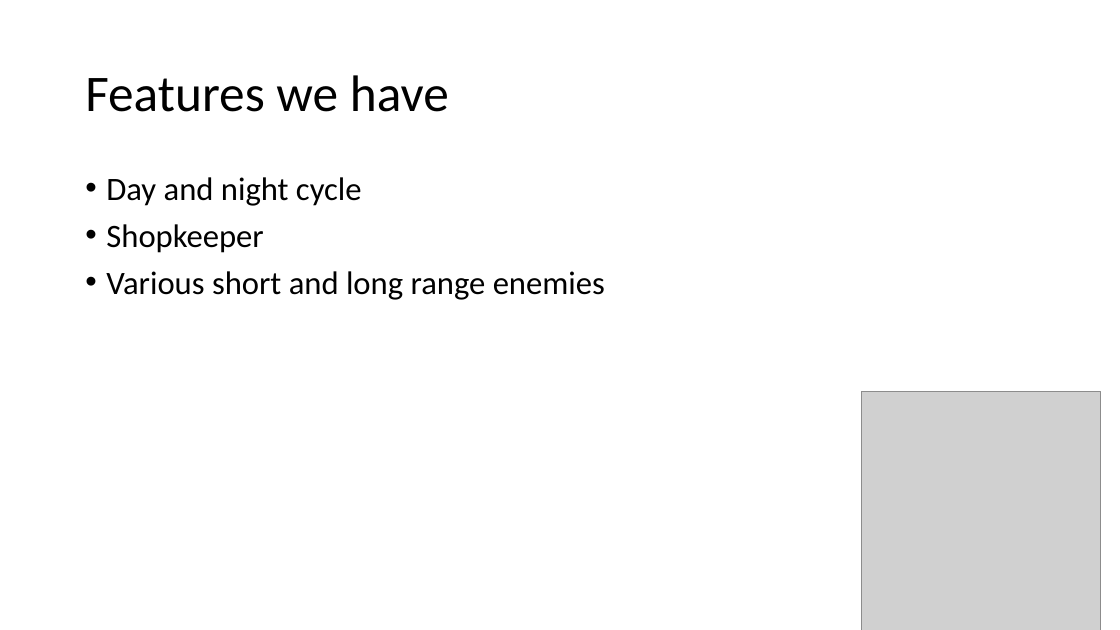
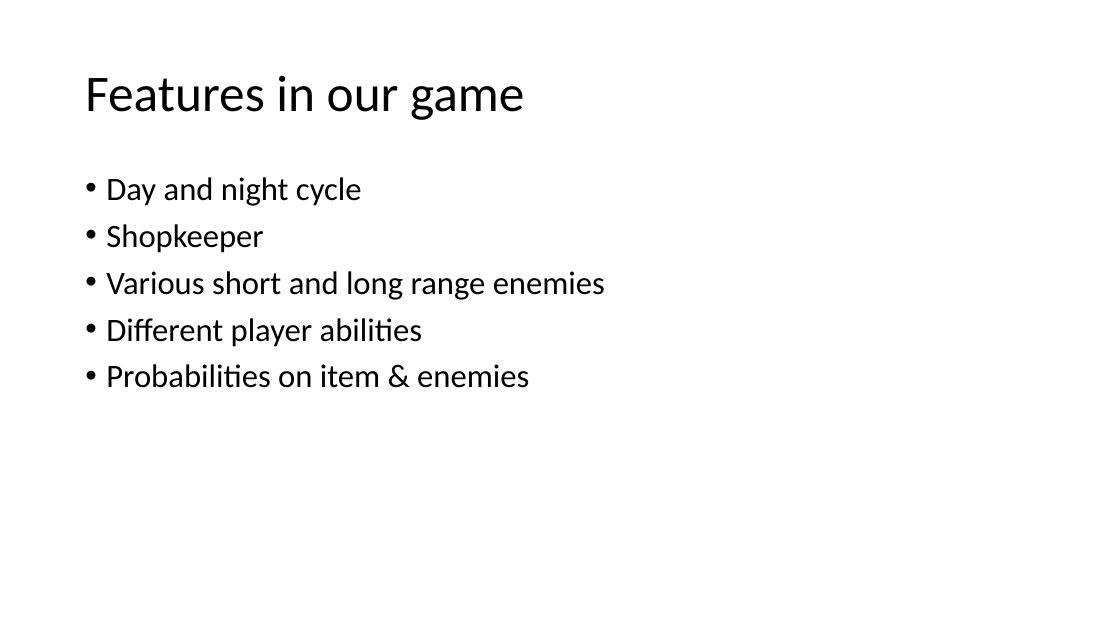
Before and after one commit to danielpokladek/underscore_games_final_year, a slide deck: slide 12 of Design Document/Level 6 Group Project.pptx (slide 11 before the commit). Drawn at 1120x630 pixels with LibreOffice and Linux fonts; fonts in the diff are those of the drawing; grey boxes stand for pictures. Boxes give left, top, right and bottom in pixels: in the first picture for what was removed or moved away, otherwise in the second. Text is boxed around its words. In the diff, an @@ line names an element or a change of style, - is before the commit and + after.

```diff
--- a/Design Document/Level 6 Group Project.pptx
+++ b/Design Document/Level 6 Group Project.pptx
@@ title at (85, 75, 524, 120): text changed @@
-Features we have
+Features in our game
@@ text at (106, 318, 529, 388): paragraphs added @@
+• Different player abilities
+• Probabilities on item & enemies
@@ picture removed at (862, 392, 1101, 630) @@
```
Also in this commit, not shown: 2 other slides changed, 1 slide added.
